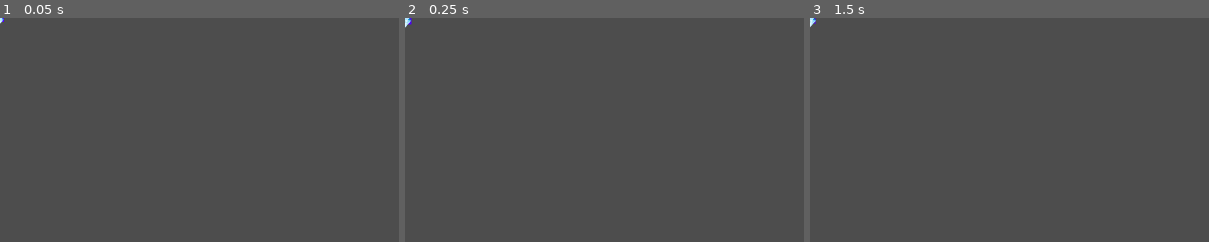
Above: before the commit, frames 1-3 (left to right).
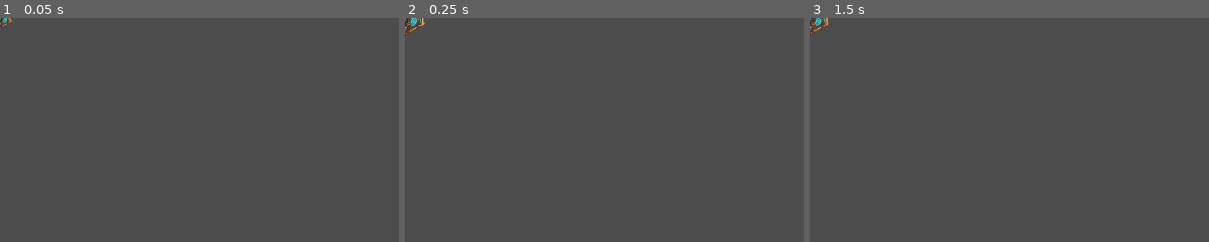
Above: after the commit, the same moments.

Repository: arebolledo2/turret-game
Game: Godot game, scene res://scenes/tech_drop.tscn
Two runs of this game, one before a commit and one after it. Both use one fixed random seed, a clock stepped at 60 frames per second and the inputs below. This scene is started directly instead of the project's main scene.
Inputs (mouse positions are % of the whole screen's width and height, from its top left):
- Up to frame 1 (0.05 s): no input
- Up to frame 2 (0.25 s): no input
- Up to frame 3 (1.5 s): tap Enter at 0.5 s; move the mouse to (72, 45) at 0.52 s; hold D (move_right) 0.53-1.25 s; tap F (pickup_turret) at 0.6 s; click (72, 45) at 0.67 s; tap Space at 1.25 s; drag from (30, 55) to (45, 70) at 1.27 s
The pictures show only the part of the screen within x 0-50%, y 0-50%; the shares and areas given below are measured in that part.

The runs differ from the first frame. In frame 1, less than 0.1% of the frame differs, in the area x 0-4%, y 0-5%; in frame 2, 0.2%, in the area x 0-6%, y 0-9%; in frame 3, 0.2%.

Commit message:
feat: introduce new TechDrop entity with health, damage, and reward scattering mechanics.

Diff:
--- a/scenes/tech_drop.tscn
+++ b/scenes/tech_drop.tscn
@@ -2,6 +2,8 @@
 
 [ext_resource type="Script" path="res://scripts/tech_drop.gd" id="1_tech_drop"]
 [ext_resource type="Script" path="res://scripts/components/enemy_hurtbox.gd" id="2_hurtbox"]
+[ext_resource type="Texture2D" path="res://assets/sprites/tech_drop.png" id="2_sprite"]
+
 
 [sub_resource type="CircleShape2D" id="CircleShape2D_1"]
 radius = 20.0
@@ -31,15 +33,16 @@
 shape = SubResource("CircleShape2D_Hurtbox")
 
 [node name="Sprite2D" type="Sprite2D" parent="."]
-modulate = Color(0.3, 0.8, 1, 1)
-scale = Vector2(20, 20)
-texture = SubResource("PlaceholderTexture2D_1")
+scale = Vector2(0.125, 0.125)
+texture = ExtResource("2_sprite")
 
 [node name="GlowEffect" type="Sprite2D" parent="."]
+visible = false
 modulate = Color(0.5, 0.9, 1, 0.5)
 scale = Vector2(30, 30)
 texture = SubResource("PlaceholderTexture2D_1")
 z_index = -1
+
 
 [node name="HealthBar" type="ProgressBar" parent="."]
 offset_left = -25.0
--- a/scripts/tech_drop.gd
+++ b/scripts/tech_drop.gd
@@ -15,7 +15,7 @@
 var is_dying: bool = false
 
 # Visuals
-var base_color: Color = Color(0.3, 0.8, 1.0)  # Cyan/tech blue
+var base_color: Color = Color.WHITE # Preserve original sprite colors
 
 @onready var sprite: Sprite2D = $Sprite2D
 @onready var health_bar: ProgressBar = $HealthBar
@@ -24,7 +24,7 @@
 
 func _ready() -> void:
 	add_to_group("tech_drops")
-	add_to_group("enemies")  # So turrets can target them
+	add_to_group("enemies") # So turrets can target them
 
 	# Load constants from Globals
 	scatter_count = Globals.TECH_DROP_SCATTER_COUNT
@@ -37,8 +37,8 @@
 		sprite.modulate = base_color
 
 	if icon_label:
-		icon_label.text = "💎"
-		icon_label.add_theme_font_size_override("font_size", 32)
+		icon_label.visible = false
+
 
 	if health_bar:
 		health_bar.max_value = max_health
@@ -62,7 +62,7 @@
 
 	# Use tank enemy HP as baseline and apply wave scaling
 	var scaled_stats = Globals.get_enemy_stats_for_wave("tank", wave)
-	max_health = scaled_stats["health"] * 0.5  # 50% of tank HP
+	max_health = scaled_stats["health"] * 0.5 # 50% of tank HP
 	current_health = max_health
 
 	if health_bar:
Binary file added: assets/sprites/tech_drop.png
Not shown, added: assets/sprites/tech_drop.png.import
